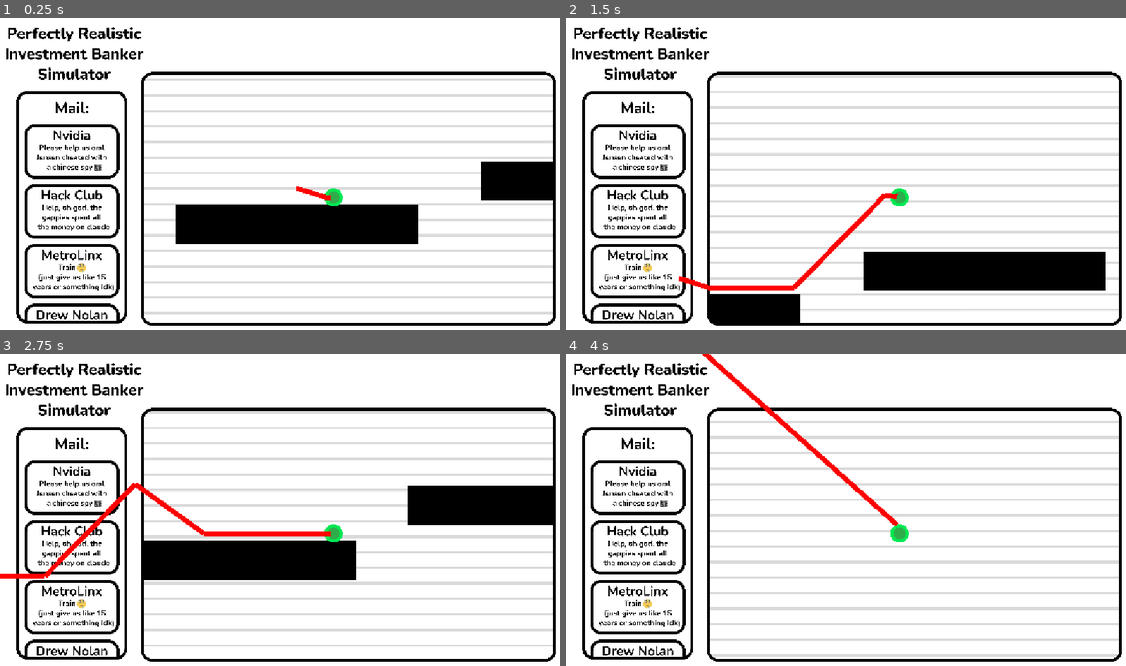
Above: before the commit, frames 1-4 (two rows, left to right).
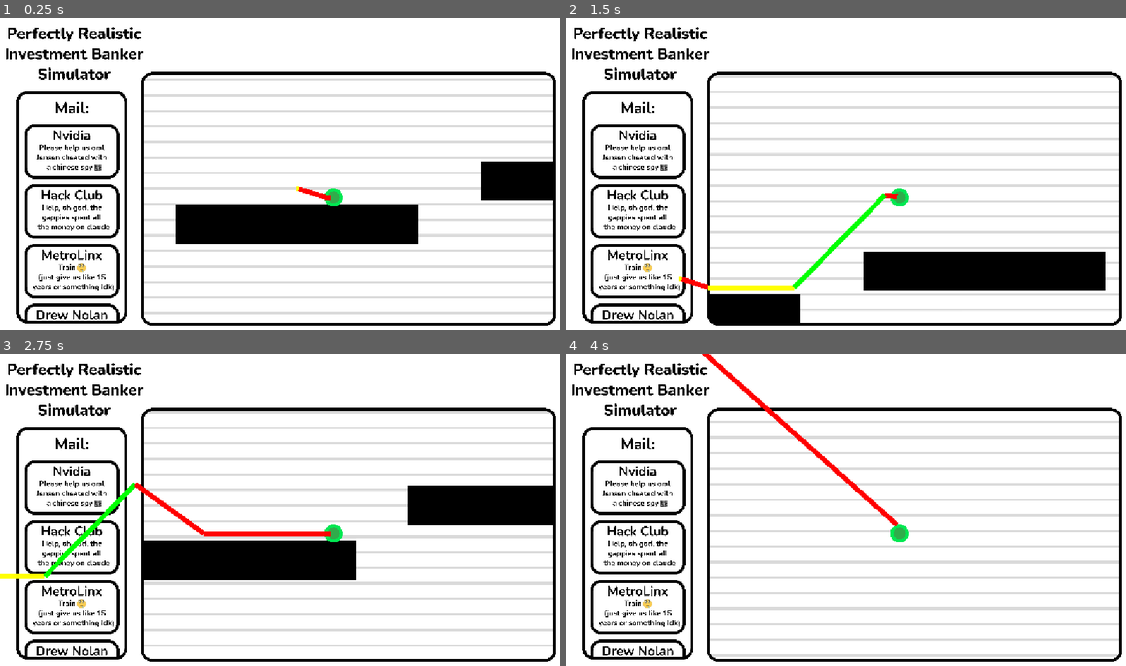
Above: after the commit, the same moments.

Repository: thirtyseventh-xyz/haven
Game: Godot game, scene res://levels/level_1.tscn
Two runs of this game, one before a commit and one after it. Both use one fixed random seed, a clock stepped at 60 frames per second and the inputs below. The engine's default icon, where the game draws it, is replaced by a stand-in: a white triangle on a blue panel in a dark square.
Inputs:
- Up to frame 1 (0.25 s): no input
- Up to frame 2 (1.5 s): tap Enter at 0.5 s; tap Space at 0.77 s
- Up to frame 3 (2.75 s): tap Space at 1.52 s
- Up to frame 4 (4 s): tap Space at 3.02, 3.77 s

The runs differ from the first frame. In frame 1, less than 0.1% of the frame differs, in the area x 52-54%, y 53-56%; in frame 2, 0.6%, in the area x 20-58%, y 56-88%; in frame 3, 0.5%; in frame 4, nothing differs.

Commit message:
line segments have colours based on increase/decrease now

Diff:
--- a/levels/stock_line.gd
+++ b/levels/stock_line.gd
@@ -18,7 +18,12 @@
 	line.add_point(last_point)
 	line.add_point(pos)
 
-	line.default_color = Color(1,0,0)
+	if pos.y < last_point.y:
+		line.default_color = Color(0,1,0)
+	elif pos.y > last_point.y:
+		line.default_color = Color(1,0,0)
+	else:
+		line.default_color = Color(1,1,0)
 
 	last_point = pos
 
